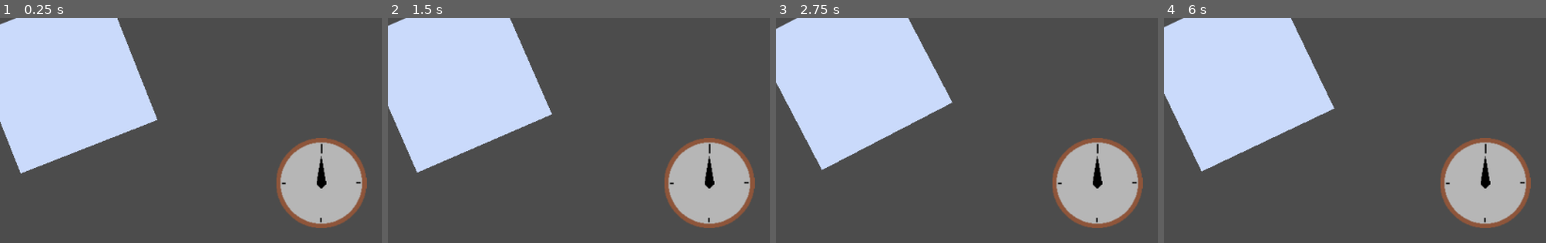
Above: before the commit, frames 1-4 (left to right).
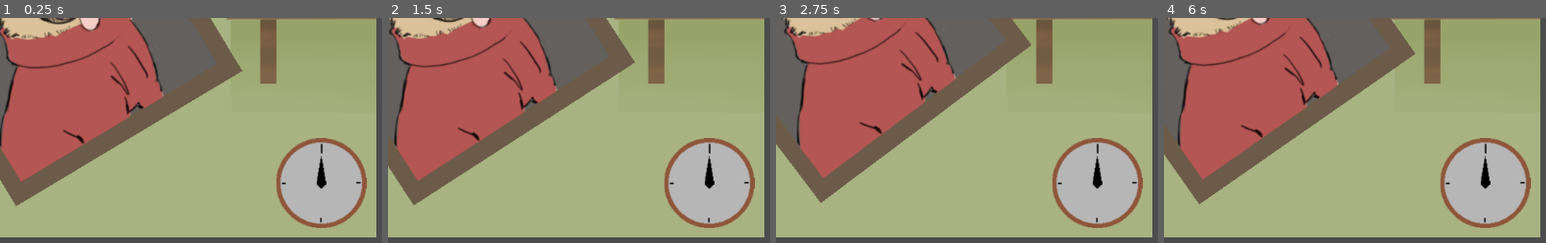
Above: after the commit, the same moments.

Repository: ericdsw/global_game_jam_2020
Game: Godot game, scene res://Screens/MiniGames/RotatePortrait/RotatePortraitMinigame.tscn
Same seed, same stepped clock (60 frames per second), same inputs: the game is played once before the commit and once after it. This scene is started directly instead of the project's main scene.
Inputs (mouse positions are in pixels of both pictures, inside the frame that each line leads up to):
- Up to frame 1 (0.25 s): no input
- Up to frame 2 (1.5 s): tap Enter (ui_accept) at 0.5, 0.77, 1.25 s; move the mouse to (outside the picture) at 0.52 s; press the mouse at (outside the picture) at 0.53 s; release the mouse at (outside the picture) at 1.25 s; drag from (outside the picture) to (outside the picture) at 1.27 s
- Up to frame 3 (2.75 s): tap Enter (ui_accept) at 2 s; move the mouse to (outside the picture) at 2.02 s; press the mouse at (outside the picture) at 2.03 s
- Up to frame 4 (6 s): release the mouse at (outside the picture) at 2.75 s; tap Enter (ui_accept) at 2.75, 3.5, 3.77, 4.25 s; drag from (outside the picture) to (1312, 171) at 2.77 s; move the mouse to (outside the picture) at 3.52 s; press the mouse at (outside the picture) at 3.53 s; release the mouse at (outside the picture) at 4.25 s; drag from (1312, 171) to (1427, 128) at 4.27 s; move the mouse to (outside the picture) at 5.02 s; press the mouse at (outside the picture) at 5.03 s; release the mouse at (outside the picture) at 5.75 s; drag from (1427, 128) to (outside the picture) at 5.77 s

The runs differ from the first frame. In frame 1, 84% of the frame differs, in the area x 0-99%, y 0-98%; in frame 2, 85%; in frame 3, 85%; in frame 4, 85%.

Commit message:
Add temp RotatePortrait minigame assets.

Diff:
--- a/Screens/MiniGames/RotatePortrait/RotatePortraitMinigame.tscn
+++ b/Screens/MiniGames/RotatePortrait/RotatePortraitMinigame.tscn
@@ -1,17 +1,22 @@
-[gd_scene load_steps=4 format=2]
+[gd_scene load_steps=5 format=2]
 
 [ext_resource path="res://Screens/MiniGames/BaseMinigame.tscn" type="PackedScene" id=1]
-[ext_resource path="res://Resources/RotatePortrait/Portrait.png" type="Texture" id=2]
+[ext_resource path="res://Resources/RotatePortrait/FrameT.png" type="Texture" id=2]
 [ext_resource path="res://Screens/MiniGames/RotatePortrait/RotatePortraitMinigame.gd" type="Script" id=3]
+[ext_resource path="res://Resources/RotatePortrait/BGT.png" type="Texture" id=4]
 
 [node name="RotatePortraitMinigame" instance=ExtResource( 1 )]
 script = ExtResource( 3 )
+duration = 2.0
 
-[node name="Portrait" type="Sprite" parent="." index="1"]
+[node name="Background" type="Sprite" parent="." index="1"]
+texture = ExtResource( 4 )
+
+[node name="Portrait" type="Sprite" parent="." index="2"]
 position = Vector2( 0, -118 )
-rotation = -0.375246
+rotation = -0.541052
 texture = ExtResource( 2 )
 offset = Vector2( 5, 135 )
 
-[node name="Nail" type="Position2D" parent="." index="2"]
+[node name="Nail" type="Position2D" parent="." index="3"]
 position = Vector2( 0.285278, -140.467 )
Binary file added: Resources/RotatePortrait/BGT.png
Not shown, added: Resources/RotatePortrait/BGT.png.import
Binary file added: Resources/RotatePortrait/FrameT.png
Not shown, added: Resources/RotatePortrait/FrameT.png.import
